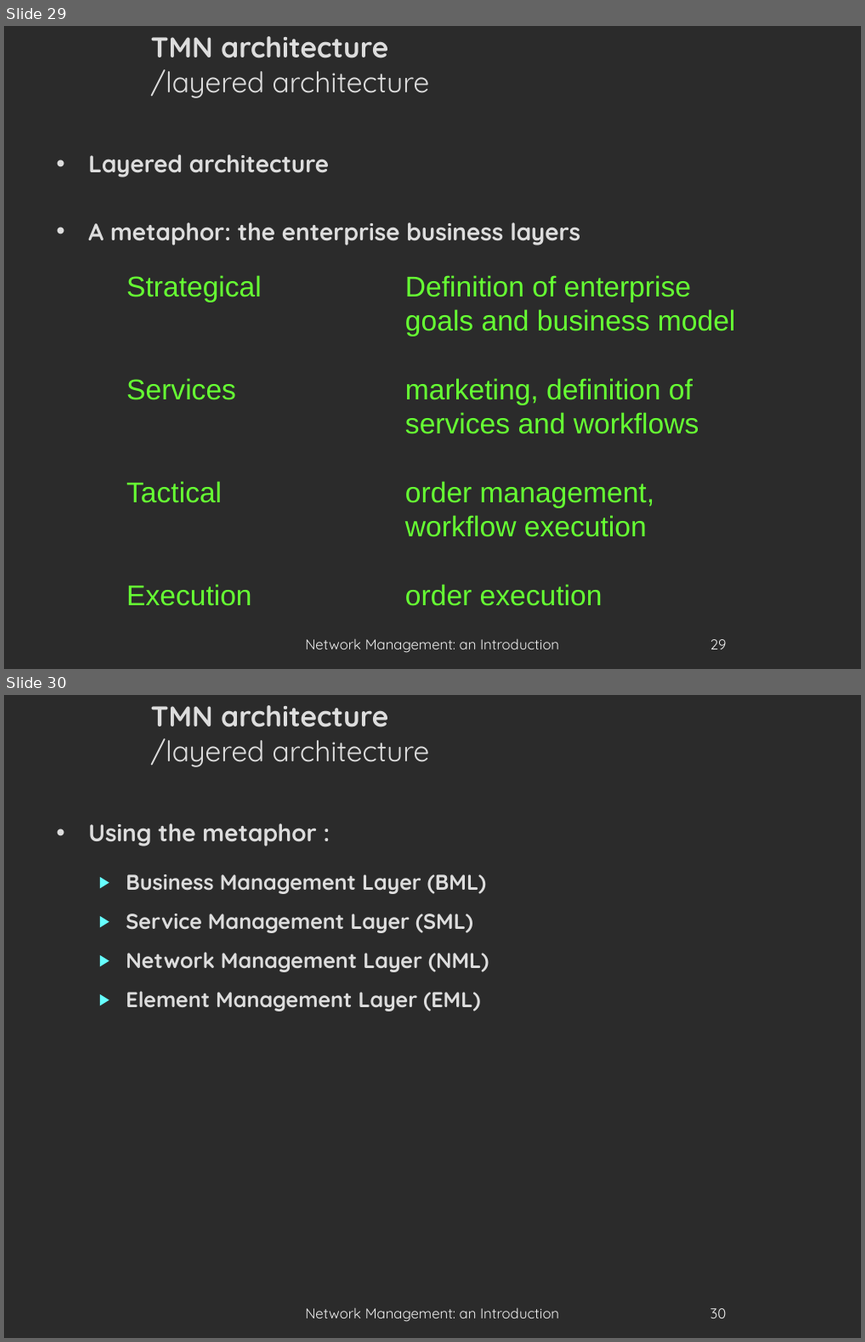
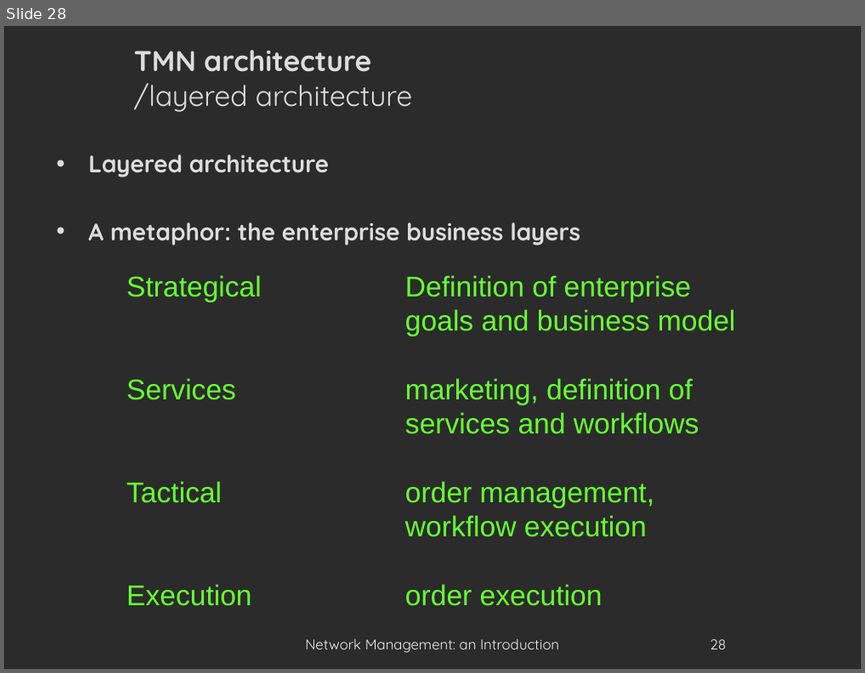
Before and after one commit to danielausparis/globals-3.00, a slide deck: globals-v3.00-test.odp. Shown one above the other, each under a label of ours: slides 29 and 30 before the commit, slide 28 after it. The pictures are 865x1342 and 865x673 pixels, drawn with LibreOffice and Linux fonts; fonts in the diff are those of the drawing; background and template pictures are left out; a plain dark background stands for a picture behind light text. Boxes give left, top, right and bottom in pixels: in the first picture for what was removed or moved away, otherwise in the second. Text is boxed around its words. In the diff, an @@ line names an element or a change of style, - is before the commit and + after.

```diff
--- a/globals-v3.00-test.odp
+++ b/globals-v3.00-test.odp
@@ slide 30 removed at (4, 695, 861, 1338), background picture (left out) @@
@@ title removed at (151, 705, 430, 767) @@
-TMN architecture
-/layered architecture
@@ text removed at (88, 823, 488, 1011) @@
-• Using the metaphor :
-  ▶ Business Management Layer (BML)
-  ▶ Service Management Layer (SML)
-  ▶ Network Management Layer (NML)
-  ▶ Element Management Layer (EML)
@@ text removed at (305, 1307, 559, 1321) @@
-Network Management: an Introduction
@@ page number removed at (710, 1308, 726, 1318) @@
-30
@@ what was slide 29 is now slide 28 @@
@@ slide 28 changed as well @@
@@ title "TMN architecture /layered architecture": place and size @@
-title "TMN architecture /layered architecture" at (151, 36, 430, 98)
+title "TMN architecture /layered architecture" at (134, 50, 413, 112)
@@ page number at (710, 639, 726, 649): text changed @@
-29
+28
```
Also in this commit, not shown: 57 other slides changed, 2 other slides removed.
